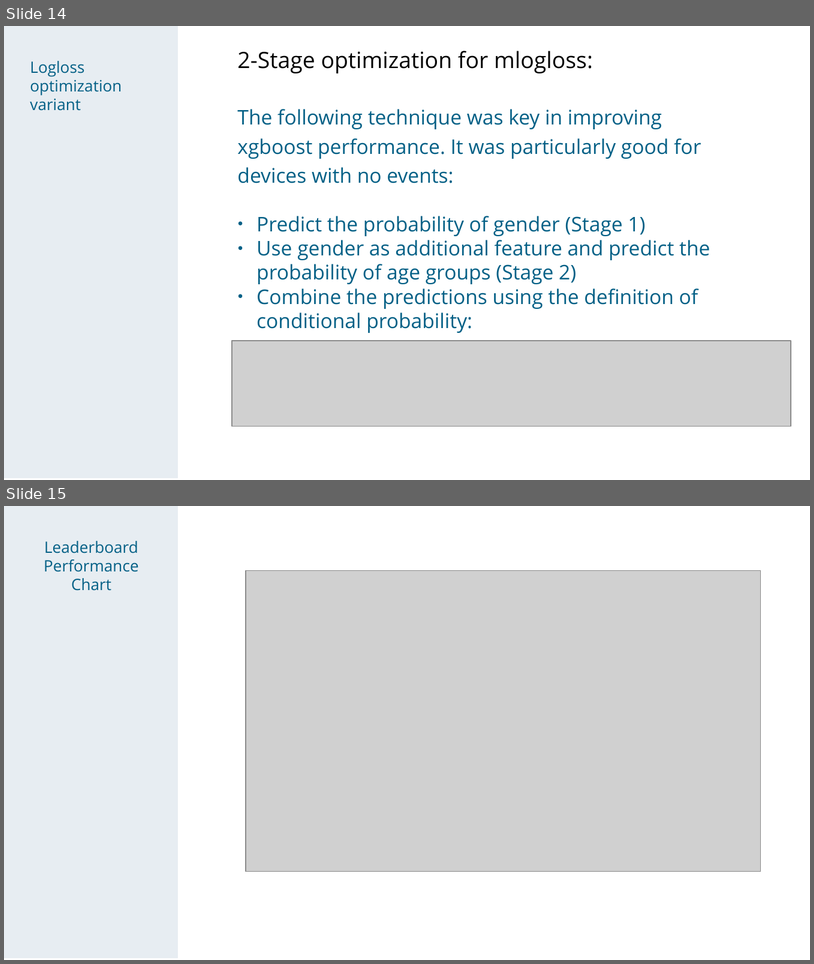
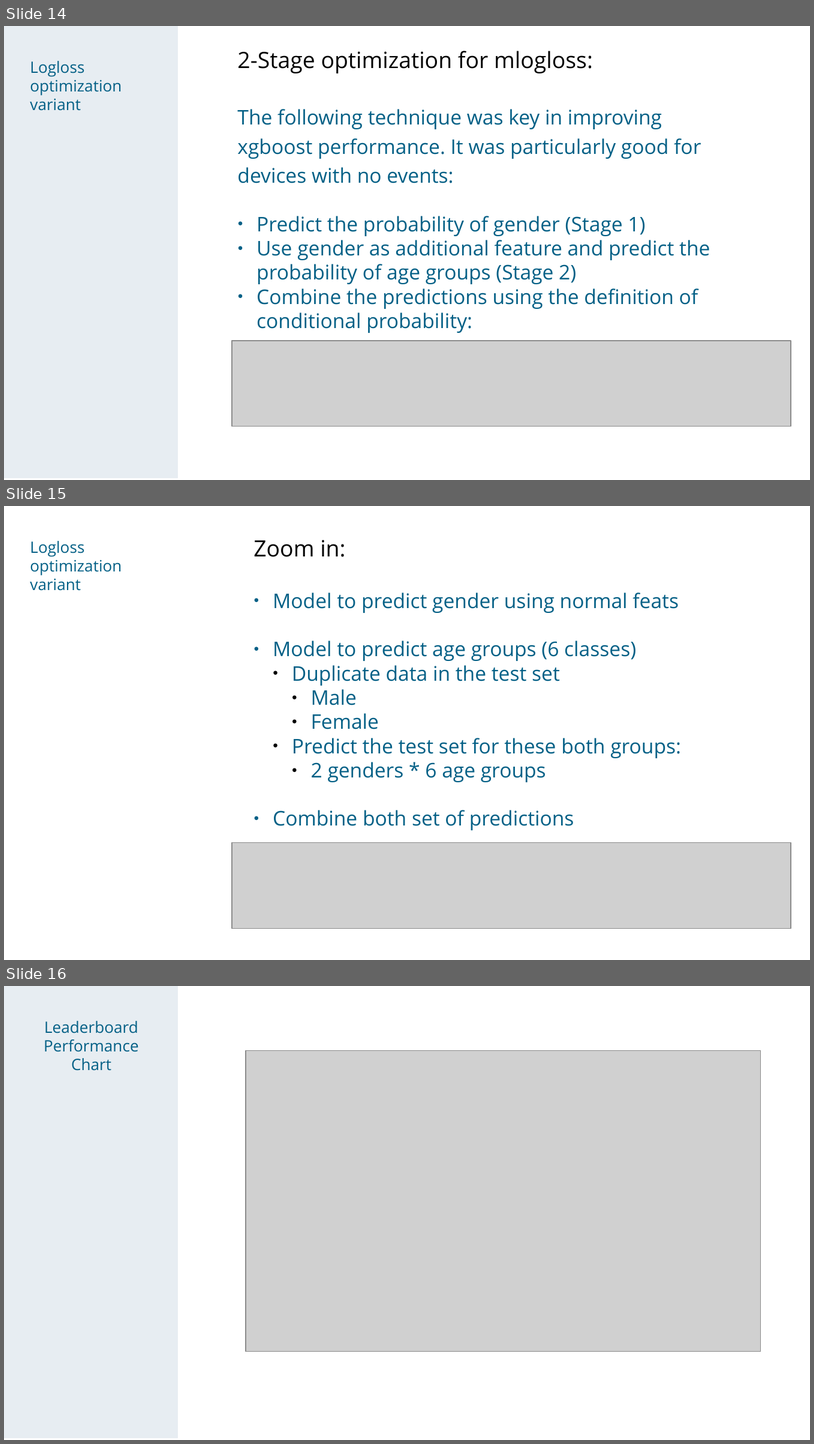
Before and after one commit to chechir/talking_data, a slide deck: brussels/deck_overview_detail.odp. Shown one above the other, each under a label of ours: slides 14 and 15 before the commit, slides 14, 15 and 16 after it. The pictures are 814x964 and 814x1444 pixels, drawn with LibreOffice and Linux fonts; fonts in the diff are those of the drawing; grey boxes stand for pictures. Boxes give left, top, right and bottom in pixels: in the first picture for what was removed or moved away, otherwise in the second. Text is boxed around its words. In the diff, an @@ line names an element or a change of style, - is before the commit and + after.

```diff
--- a/brussels/deck_overview_detail.odp
+++ b/brussels/deck_overview_detail.odp
@@ slide 15 added at <box>4,506,810,960</box>, background #FFFFFF @@
@@ text added at <box>30,541,122,591</box>, 14 pt, text #046086 @@
+Logloss optimization variant
@@ text added at <box>254,540,681,830</box>, 18 pt, text #046086 @@
+Zoom in:
+● Model to predict gender using normal feats
+● Model to predict age groups (6 classes)
+  ● Duplicate data in the test set
+    ● Male
+    ● Female
+  ● Predict the test set for these both groups:
+    ● 2 genders * 6 age groups
+● Combine both set of predictions
@@ picture added at <box>232,842,792,928</box> @@
@@ what was slide 15 is now slide 16 @@
```
Also in this commit, not shown: 1 slide changed, 1 other file.
